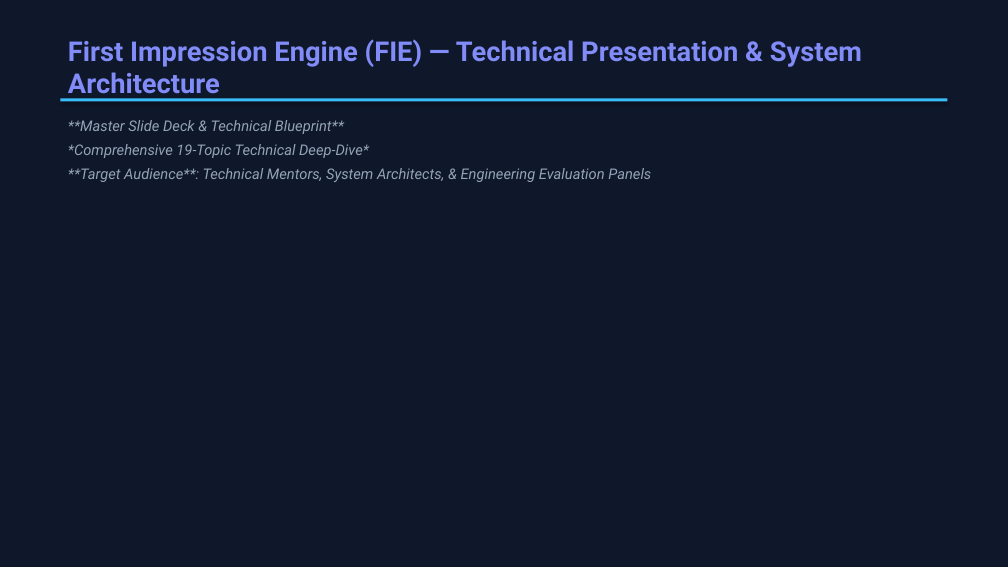
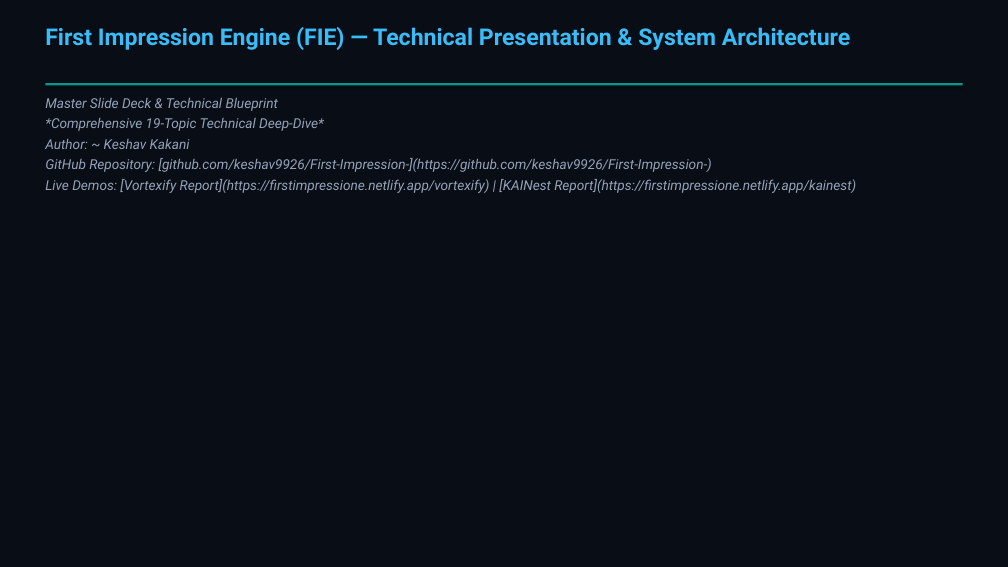
Before and after one commit to keshav9926/First-Impression-, a slide deck: slide 1 of presentation.pptx. Drawn at 1008x567 pixels with LibreOffice and Linux fonts; fonts in the diff are those of the drawing. Boxes give left, top, right and bottom in pixels: in the first picture for what was removed or moved away, otherwise in the second. Text is boxed around its words. In the diff, an @@ line names an element or a change of style, - is before the commit and + after.

Commit message:
fix(presentation): update theme to Teal/Sky, fix slide overflow bounds, add links & presenter attribution (~ Keshav)

```diff
--- a/presentation.pptx
+++ b/presentation.pptx
@@ rectangle at [0, 0, 1008, 567]: fill #0F172A to #090D16 @@
@@ text "First Impression Engine (FIE) — ...": place and size @@
-text "First Impression Engine (FIE) — ..." at [68, 39, 862, 100]
+text "First Impression Engine (FIE) — ..." at [45, 27, 850, 50]
@@ text "First Impression Engine (FIE) — ..." at [45, 27, 850, 50]: size 26 to 22 pt, text colour #818CF8 to #38BDF8 @@
@@ rectangle: place and size @@
-rectangle at [60, 98, 948, 101]
+rectangle at [45, 83, 963, 85]
@@ rectangle at [45, 83, 963, 85]: fill #38BDF8 to #0D9488 @@
@@ text at [45, 98, 278, 111]: text changed; size 14 to 13 pt @@
-**Master Slide Deck & Technical Blueprint**
+Master Slide Deck & Technical Blueprint
@@ text at [45, 118, 324, 131]: size 14 to 13 pt in "*Comprehensive 19-Topic Technical Deep-Dive*"; less space between paragraphs @@
@@ text "Master Slide Deck & Technical ...": place and size @@
-text "Master Slide Deck & Technical ..." at [68, 120, 651, 182]
+text "Master Slide Deck & Technical ..." at [45, 98, 856, 193]
@@ text at [45, 139, 856, 193]: text changed; size 14 to 13 pt @@
-**Target Audience**: Technical Mentors, System Architects, & Engineering Evaluation Panels
+Author: ~ Keshav Kakani
+GitHub Repository: [github.com/keshav9926/First-Impression-](https://github.com/keshav9926/First-Impression-)
+Live Demos: [Vortexify Report](https://firstimpressione.netlify.app/vortexify) | [KAINest Report](https://firstimpressione.netlify.app/kainest)
```
Also in this commit, not shown: 19 other slides changed, 3 other files.
